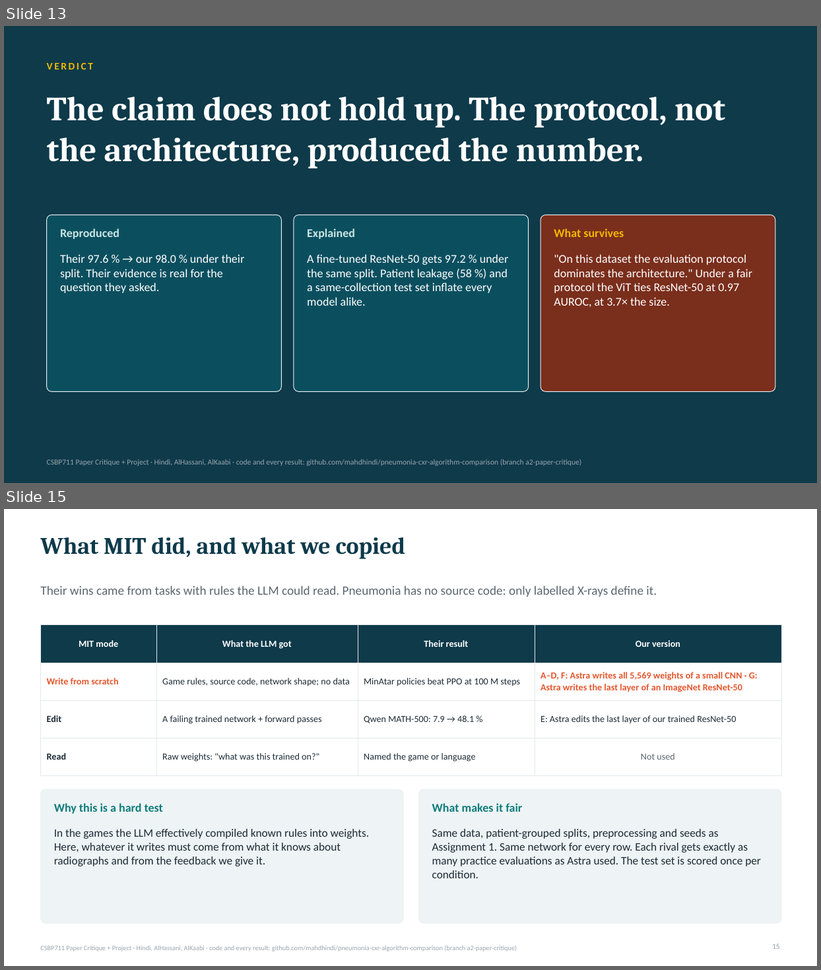
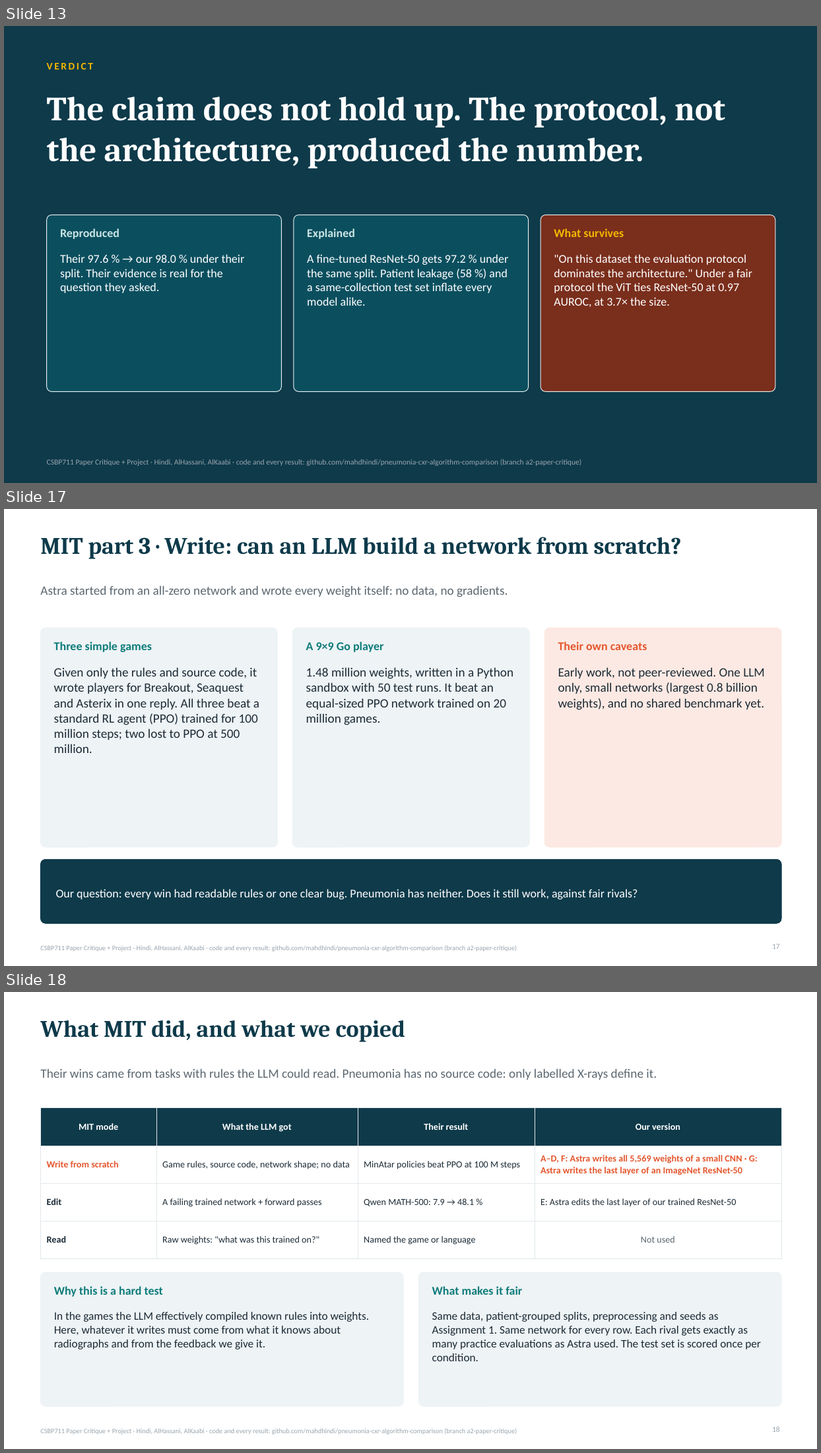
Before and after one commit to mahdhindi/pneumonia-cxr-algorithm-comparison, a slide deck: slides/CSBP711_Critique_Project_slides.pptx. Shown one above the other, each under a label of ours: slides 13 and 15 before the commit, slides 13, 17 and 18 after it; the slides between them are not shown. The pictures are 821x970 and 821x1453 pixels, drawn with LibreOffice and Linux fonts; fonts in the diff are those of the drawing. Boxes give left, top, right and bottom in pixels: in the first picture for what was removed or moved away, otherwise in the second. Text is boxed around its words. In the diff, an @@ line names an element or a change of style, - is before the commit and + after.

```diff
--- a/slides/CSBP711_Critique_Project_slides.pptx
+++ b/slides/CSBP711_Critique_Project_slides.pptx
@@ slide 17 added at (4, 509, 817, 966), background #FFFFFF; not listed: 1 template element that a slide beside it also shows @@
@@ title added at (40, 537, 682, 559), 28 pt, text #0E3A4A, bold @@
+MIT part 3 · Write: can an LLM build a network from scratch?
@@ text added at (40, 586, 508, 597), 15 pt, text #5B6770 @@
+Astra started from an all-zero network and wrote every weight itself: no data, no gradients.
@@ rounded rectangle added at (40, 628, 277, 848), fill #EEF3F5, outline #EEF3F5 0.75 pt @@
@@ text added at (54, 642, 152, 652), 14 pt, text #0E7C7B, bold @@
+Three simple games
@@ rounded rectangle added at (292, 628, 529, 848), fill #EEF3F5, outline #EEF3F5 0.75 pt @@
@@ text added at (306, 642, 384, 652), 14 pt, text #0E7C7B, bold @@
+A 9×9 Go player
@@ rounded rectangle added at (545, 628, 781, 848), fill #FCE9E3, outline #FCE9E3 0.75 pt @@
@@ text added at (558, 642, 648, 650), 14 pt, text #E4572E, bold @@
+Their own caveats
@@ text added at (54, 667, 259, 753), 15 pt, text #1C2B36 @@
+Given only the rules and source code, it wrote players for Breakout, Seaquest and Asterix in one reply. All three beat a standard RL agent (PPO) trained for 100 million steps; two lost to PPO at 500 million.
@@ text added at (306, 667, 514, 725), 15 pt, text #1C2B36 @@
+1.48 million weights, written in a Python sandbox with 50 test runs. It beat an equal-sized PPO network trained on 20 million games.
@@ text added at (558, 667, 765, 710), 15 pt, text #1C2B36 @@
+Early work, not peer-reviewed. One LLM only, small networks (largest 0.8 billion weights), and no shared benchmark yet.
@@ rounded rectangle added at (40, 859, 781, 923), fill #0E3A4A, outline #0E3A4A 0.75 pt @@
@@ text added at (56, 889, 638, 900), 14 pt, text #FFFFFF @@
+Our question: every win had readable rules or one clear bug. Pneumonia has neither. Does it still work, against fair rivals?
@@ page number added at (772, 944, 780, 949), 9 pt, text #9AA5AE @@
+17
@@ what was slide 15 is now slide 18 @@
@@ page number at (772, 1427, 780, 1432): text changed @@
-15
+18
```
Also in this commit, not shown: 3 slides changed, 2 other slides added, 2 other files.
